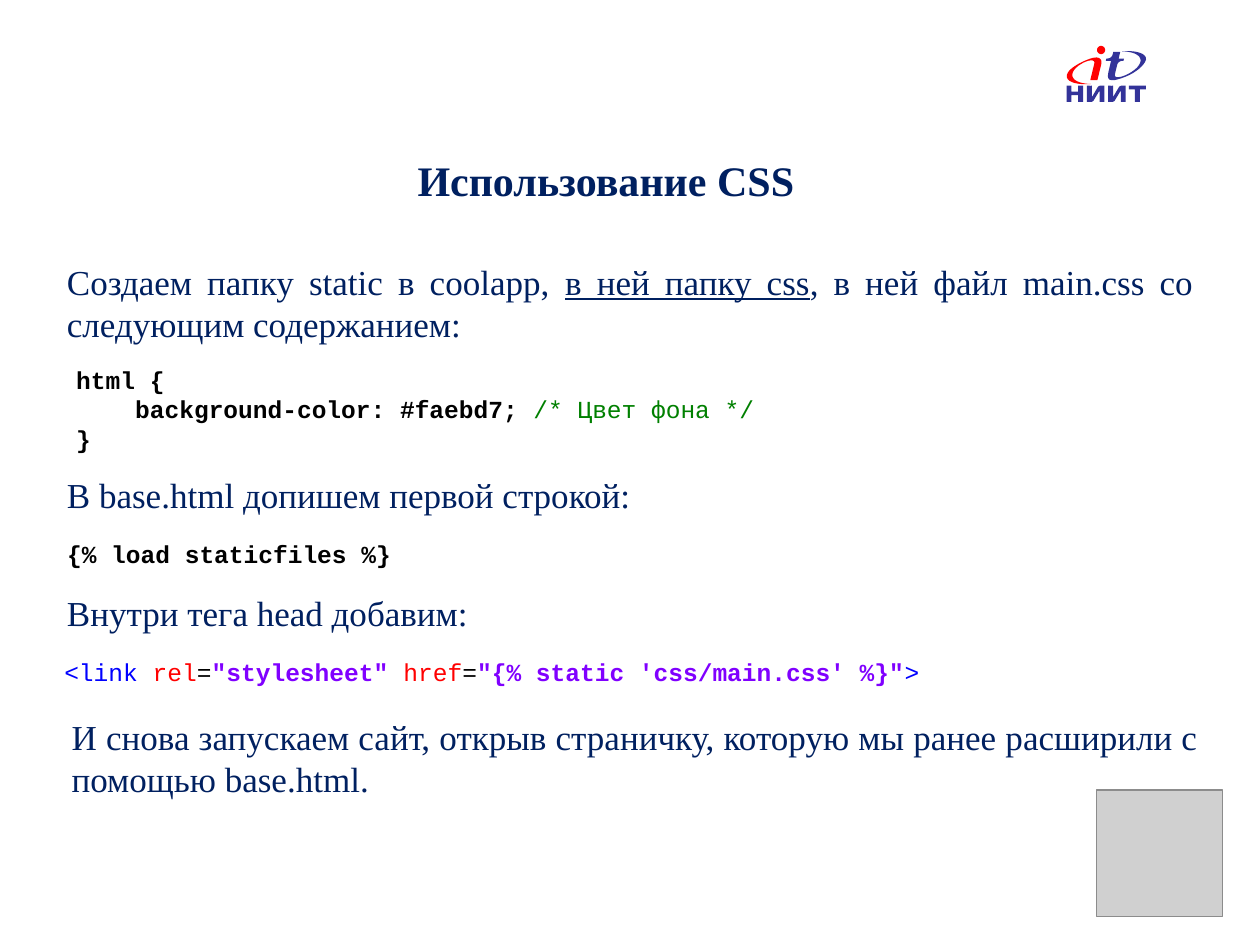
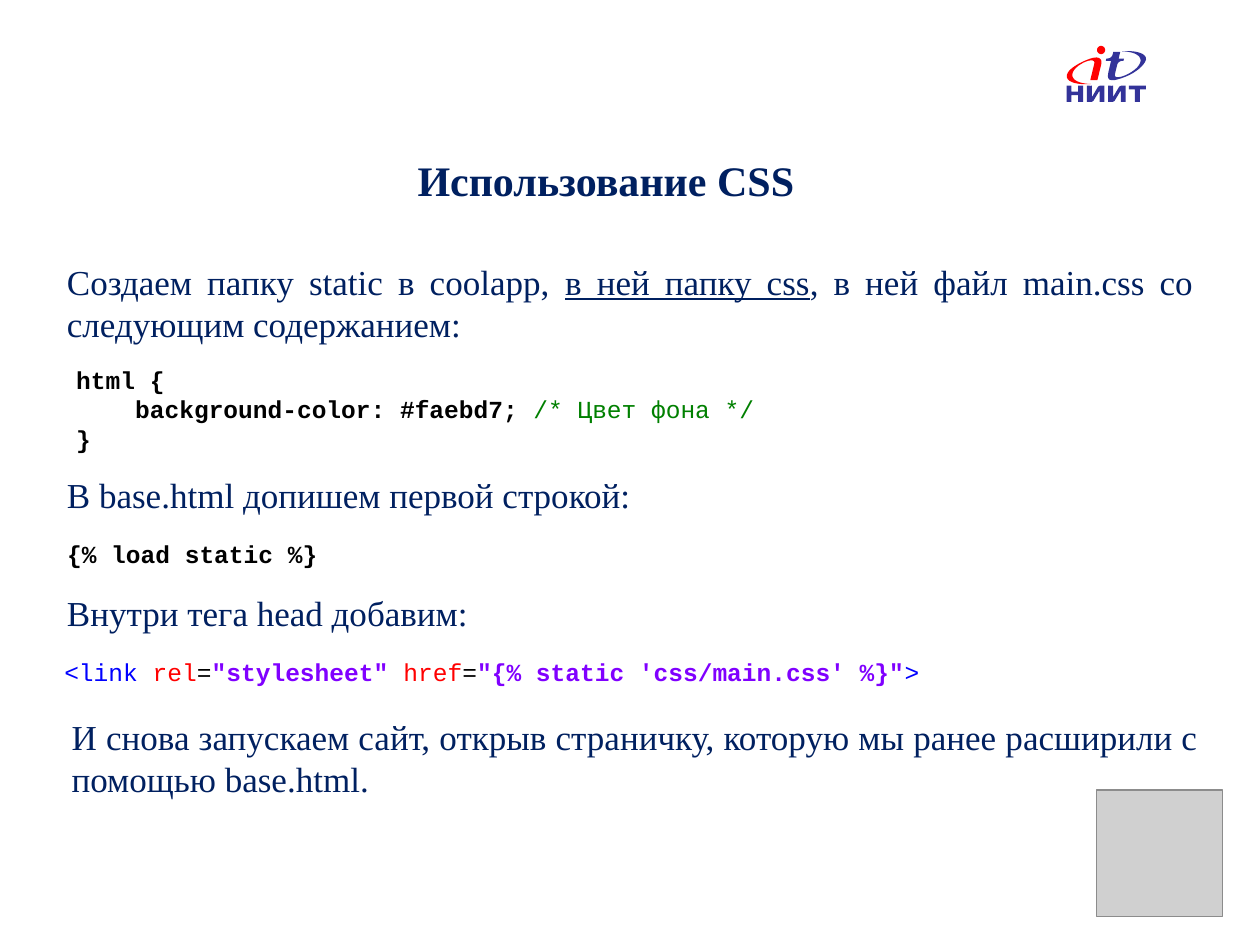
Before and after one commit to IlyaOrlov/PythonCourse, a slide deck: slide 18 of Lectures/PyLec_14.pptx. Drawn at 1260x945 pixels with LibreOffice and Linux fonts; fonts in the diff are those of the drawing; grey boxes stand for pictures; background and template pictures are left out. Boxes give left, top, right and bottom in pixels: in the first picture for what was removed or moved away, otherwise in the second. Text is boxed around its words. In the diff, an @@ line names an element or a change of style, - is before the commit and + after.

```diff
--- a/Lectures/PyLec_14.pptx
+++ b/Lectures/PyLec_14.pptx
@@ text at (111,545,273,564): text changed @@
-{% load staticfiles %}
+{% load static %}
```
Also in this commit, not shown: 3 other files.
